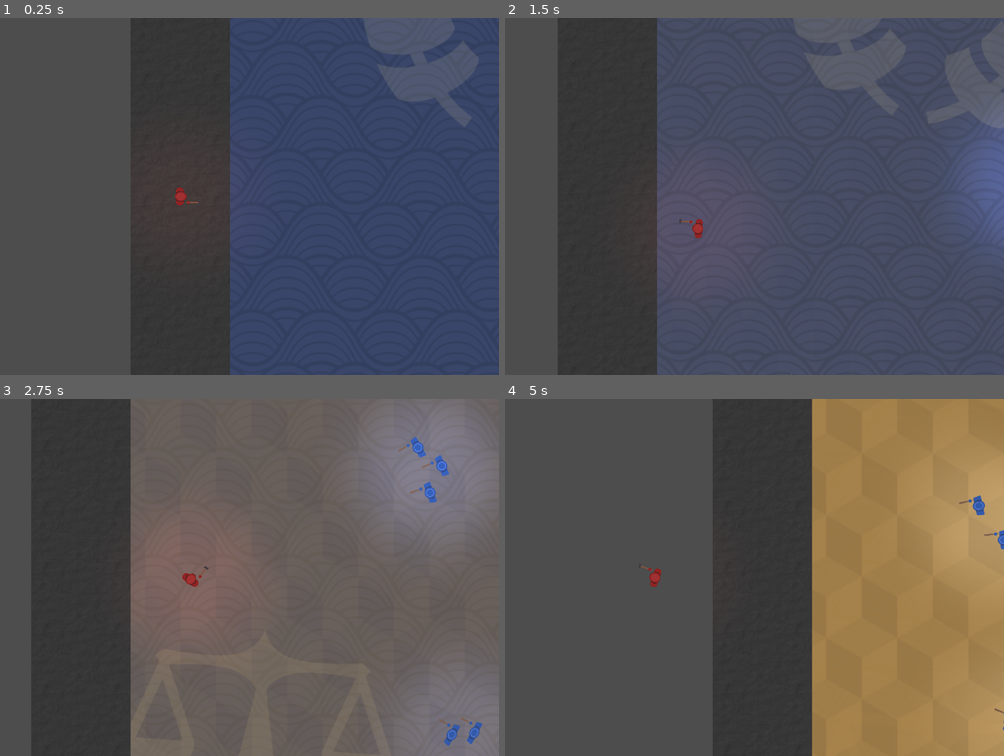
Above: before the commit, frames 1-4 (two rows, left to right).
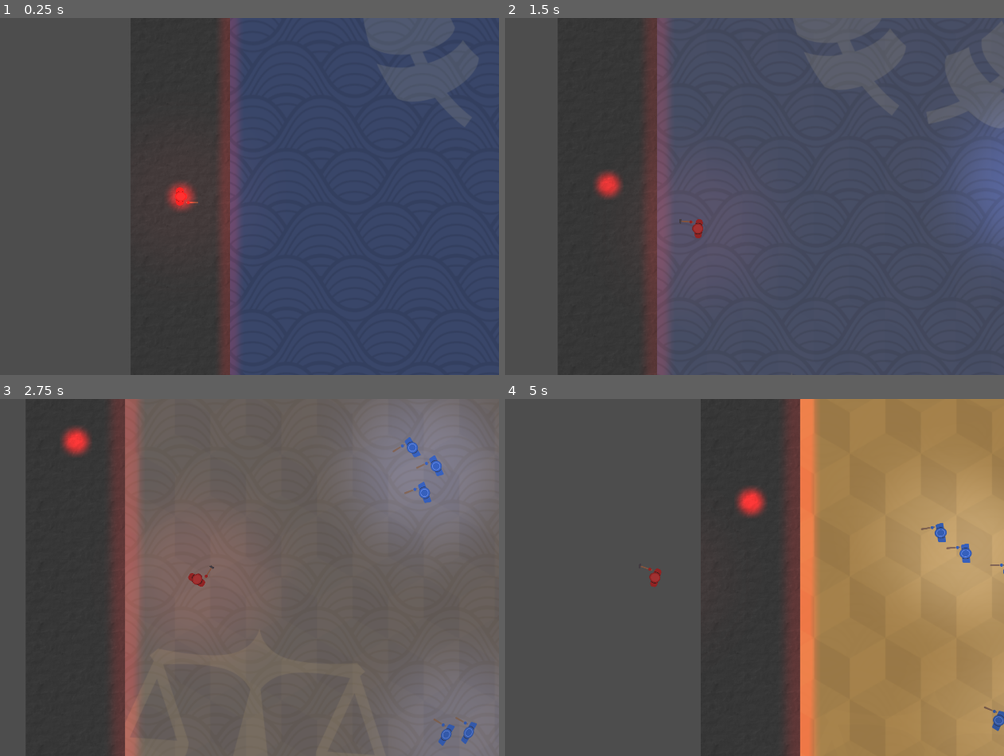
Above: after the commit, the same moments.

Repository: Ianvvtz/projectscabfall
Game: Godot game, scene res://scenes/main.tscn
The game is run twice, just before and just after one commit, with the same random seed, the same clock (stepped at 60 frames per second) and the same inputs.
Inputs (mouse positions are in pixels of both pictures, inside the frame that each line leads up to):
- Up to frame 1 (0.25 s): no input
- Up to frame 2 (1.5 s): tap Enter at 0.5 s; move the mouse to (824, 178) at 0.52 s; hold D (move_right) 0.53-1.28 s; hold Shift (sprint) 0.53-1.28 s; move the mouse to (559, 214) at 1.27 s; hold S (move_down) from 1.28 s (still down); tap Space (dodge) at 1.35 s
- Up to frame 3 (2.75 s): tap Shift (sprint) at 1.55 s; move the mouse to (244, 498) at 2.02 s; release S (move_down) at 2.03 s; hold D (move_right) from 2.03 s (still down); hold Shift (sprint) from 2.03 s (still down); click (244, 498) at 2.1 s
- Up to frame 4 (5 s): move the mouse to (654, 648) at 2.77 s; release D (move_right) at 2.78 s; release Shift (sprint) at 2.78 s; hold W (move_up) 2.78-3.53 s; tap Shift (sprint) at 2.85, 4.55 s; move the mouse to (879, 631) at 3.52 s; hold Shift (sprint) 3.53-4.28 s; hold A (move_left) from 3.53 s (still down); move the mouse to (outside the picture) at 4.27 s; tap Space (dodge) at 4.35 s

The runs differ from the first frame. In frame 1, 3.7% of the frame differs, in the area x 33-48%, y 0-100%; in frame 2, 4.3%; in frame 3, 6.6%; in frame 4, 7.8%, in the area x 39-100%, y 0-100%.

Commit message:
- Small changes to balancing - Added checkpoint indicator

Diff:
--- a/scenes/enemy.tscn
+++ b/scenes/enemy.tscn
@@ -360,7 +360,7 @@
 }
 
 [sub_resource type="RectangleShape2D" id="RectangleShape2D_xwavj"]
-size = Vector2(29.75, 29)
+size = Vector2(34.75, 29)
 
 [node name="Enemy" type="CharacterBody2D" groups=["enemy"]]
 collision_layer = 2
@@ -370,7 +370,7 @@
 faction = 1
 attack_pause = 0.2
 attack_duration = 0.3
-chase_range = 250.0
+chase_range = 300.0
 
 [node name="PointLight2D" type="PointLight2D" parent="."]
 color = Color(0.2724064, 0.35235858, 0.61427253, 1)
@@ -422,7 +422,7 @@
 [node name="AttackRangeBox" type="Area2D" parent="."]
 
 [node name="CollisionShape2D" type="CollisionShape2D" parent="AttackRangeBox"]
-position = Vector2(22.125, 0)
+position = Vector2(27, 0)
 shape = SubResource("RectangleShape2D_xwavj")
 
 [connection signal="died" from="Hurtbox" to="." method="_on_hurtbox_died"]
--- a/scenes/main.tscn
+++ b/scenes/main.tscn
@@ -1,9 +1,11 @@
-[gd_scene load_steps=5 format=3 uid="uid://hdv3jrgdaea5"]
+[gd_scene load_steps=7 format=3 uid="uid://hdv3jrgdaea5"]
 
 [ext_resource type="Script" uid="uid://b81ynqhvb6j1m" path="res://scripts/session_manager.gd" id="1_jyhfs"]
 [ext_resource type="PackedScene" uid="uid://ci70q6cnnrjtl" path="res://scenes/district.tscn" id="1_sugp2"]
 [ext_resource type="PackedScene" uid="uid://5rnun75286p7" path="res://scenes/player.tscn" id="2_0wfyh"]
 [ext_resource type="Texture2D" uid="uid://ba7dosfds85xk" path="res://assets/images/districts/district border.png" id="2_jyhfs"]
+[ext_resource type="Script" uid="uid://bw31qrs22kill" path="res://scripts/checkpoint.gd" id="4_o6xl0"]
+[ext_resource type="Texture2D" uid="uid://hqcjkg7dp0o3" path="res://assets/images/lightsource1.png" id="5_tbgi4"]
 
 [node name="Main" type="Node2D"]
 
@@ -21,13 +23,40 @@
 enemies_to_clear = 40
 respawn_number = 3
 
+[node name="District3" parent="Districts" instance=ExtResource("1_sugp2")]
+position = Vector2(5298, 0)
+enemies_to_clear = 40
+respawn_number = 3
+
 [node name="Border" type="Sprite2D" parent="Districts"]
 position = Vector2(-1324, 0)
 texture = ExtResource("2_jyhfs")
 
+[node name="PointLight2D" type="PointLight2D" parent="Districts/Border" groups=["border_lights"]]
+position = Vector2(74, 2.2888184e-05)
+scale = Vector2(0.49999952, 23.4375)
+color = Color(0.72156864, 0, 0, 1)
+texture = ExtResource("5_tbgi4")
+
 [node name="Border2" type="Sprite2D" parent="Districts"]
 position = Vector2(1324.5, 0)
 texture = ExtResource("2_jyhfs")
+
+[node name="PointLight2D" type="PointLight2D" parent="Districts/Border2" groups=["border_lights"]]
+position = Vector2(74, 2.2888184e-05)
+scale = Vector2(0.49999952, 23.4375)
+color = Color(0.72156864, 0, 0, 1)
+texture = ExtResource("5_tbgi4")
+
+[node name="Border3" type="Sprite2D" parent="Districts"]
+position = Vector2(3973.5, 0)
+texture = ExtResource("2_jyhfs")
+
+[node name="PointLight2D" type="PointLight2D" parent="Districts/Border3" groups=["border_lights"]]
+position = Vector2(74, 2.2888184e-05)
+scale = Vector2(0.49999952, 23.4375)
+color = Color(0.72156864, 0, 0, 1)
+texture = ExtResource("5_tbgi4")
 
 [node name="SpawnLocation1" type="Marker2D" parent="Districts" groups=["respawn_location"]]
 position = Vector2(-1323, 0)
@@ -38,7 +67,19 @@
 [node name="SpawnLocation3" type="Marker2D" parent="Districts" groups=["respawn_location"]]
 position = Vector2(3969, 0)
 
+[node name="SpawnLocation4" type="Marker2D" parent="Districts" groups=["respawn_location"]]
+position = Vector2(6643, 0)
+
+[node name="Checkpoint" type="Node2D" parent="."]
+position = Vector2(-1323, 0)
+script = ExtResource("4_o6xl0")
+
+[node name="PointLight2D" type="PointLight2D" parent="Checkpoint"]
+scale = Vector2(0.1, 0.1)
+color = Color(0.72050196, 2.4268566e-06, 5.393015e-07, 1)
+energy = 3.0
+texture = ExtResource("5_tbgi4")
+texture_scale = 8.0
+
 [node name="Player" parent="." instance=ExtResource("2_0wfyh")]
 position = Vector2(-1323, 0)
-
-[node name="Enemies" type="Node2D" parent="."]
--- a/scenes/player.tscn
+++ b/scenes/player.tscn
@@ -54,31 +54,31 @@
 tracks/3/type = "value"
 tracks/3/imported = false
 tracks/3/enabled = true
-tracks/3/path = NodePath("WeaponHolder/WeaponSprite:scale")
+tracks/3/path = NodePath("WeaponHolder:rotation")
 tracks/3/interp = 1
 tracks/3/loop_wrap = true
 tracks/3/keys = {
 "times": PackedFloat32Array(0),
 "transitions": PackedFloat32Array(1),
 "update": 0,
-"values": [Vector2(0.3, 0.3)]
+"values": [0.0]
 }
 tracks/4/type = "value"
 tracks/4/imported = false
 tracks/4/enabled = true
-tracks/4/path = NodePath("WeaponHolder:rotation")
+tracks/4/path = NodePath("WeaponHolder:position")
 tracks/4/interp = 1
 tracks/4/loop_wrap = true
 tracks/4/keys = {
 "times": PackedFloat32Array(0),
 "transitions": PackedFloat32Array(1),
 "update": 0,
-"values": [0.0]
+"values": [Vector2(0, 0)]
 }
 tracks/5/type = "value"
 tracks/5/imported = false
 tracks/5/enabled = true
-tracks/5/path = NodePath("WeaponHolder:position")
+tracks/5/path = NodePath("Sprite2D:position")
 tracks/5/interp = 1
 tracks/5/loop_wrap = true
 tracks/5/keys = {
@@ -90,14 +90,14 @@
 tracks/6/type = "value"
 tracks/6/imported = false
 tracks/6/enabled = true
-tracks/6/path = NodePath("Sprite2D:position")
+tracks/6/path = NodePath("WeaponHolder/WeaponSprite:modulate")
 tracks/6/interp = 1
 tracks/6/loop_wrap = true
 tracks/6/keys = {
 "times": PackedFloat32Array(0),
 "transitions": PackedFloat32Array(1),
 "update": 0,
-"values": [Vector2(0, 0)]
+"values": [Color(1, 1, 1, 1)]
 }
 tracks/7/type = "value"
 tracks/7/imported = false
@@ -111,22 +111,10 @@
 "update": 1,
 "values": [true]
 }
-tracks/8/type = "value"
-tracks/8/imported = false
-tracks/8/enabled = true
-tracks/8/path = NodePath("WeaponHolder/WeaponSprite:modulate")
-tracks/8/interp = 1
-tracks/8/loop_wrap = true
-tracks/8/keys = {
-"times": PackedFloat32Array(0),
-"transitions": PackedFloat32Array(1),
-"update": 0,
-"values": [Color(1, 1, 1, 1)]
-}
 
 [sub_resource type="Animation" id="Animation_tuyoq"]
 resource_name = "attack"
-length = 0.5
+length = 0.4
 step = 0.05
 tracks/0/type = "value"
 tracks/0/imported = false
@@ -135,10 +123,10 @@
 tracks/0/interp = 1
 tracks/0/loop_wrap = true
 tracks/0/keys = {
-"times": PackedFloat32Array(0, 0.05, 0.5),
-"transitions": PackedFloat32Array(0.5, 0.5, 2),
-"update": 1,
-"values": [true, true, false]
+"times": PackedFloat32Array(0, 0.4),
+"transitions": PackedFloat32Array(0.5, 2),
+"update": 1,
+"values": [true, false]
 }
 tracks/1/type = "value"
 tracks/1/imported = false
@@ -147,10 +135,10 @@
 tracks/1/interp = 1
 tracks/1/loop_wrap = true
 tracks/1/keys = {
-"times": PackedFloat32Array(0, 0.05, 0.5),
-"transitions": PackedFloat32Array(2, 2, 0.5),
-"update": 0,
-"values": [Color(1, 1, 1, 0.47058824), Color(1, 1, 1, 0.47058824), Color(1, 1, 1, 0.78431374)]
+"times": PackedFloat32Array(0, 0.4),
+"transitions": PackedFloat32Array(2, 0.5),
+"update": 0,
+"values": [Color(1, 1, 1, 0.47058824), Color(1, 1, 1, 0.78431374)]
 }
 tracks/2/type = "value"
 tracks/2/imported = false
@@ -159,10 +147,10 @@
 tracks/2/interp = 1
 tracks/2/loop_wrap = true
 tracks/2/keys = {
-"times": PackedFloat32Array(0, 0.05, 0.5),
-"transitions": PackedFloat32Array(1, 1, 1),
-"update": 0,
-"values": [-1.8325958, -1.8325958, 0.0]
+"times": PackedFloat32Array(0, 0.4),
+"transitions": PackedFloat32Array(1, 1),
+"update": 0,
+"values": [-1.8325958, 0.0]
 }
 tracks/3/type = "value"
 tracks/3/imported = false
@@ -171,10 +159,113 @@
 tracks/3/interp = 1
 tracks/3/loop_wrap = true
 tracks/3/keys = {
-"times": PackedFloat32Array(0, 0.05),
+"times": PackedFloat32Array(0),
+"transitions": PackedFloat32Array(1),
+"update": 0,
+"values": [Vector2(0, 0)]
+}
+tracks/4/type = "value"
+tracks/4/imported = false
+tracks/4/enabled = true
+tracks/4/path = NodePath("WeaponHolder/WeaponSprite:modulate")
+tracks/4/interp = 1
+tracks/4/loop_wrap = true
+tracks/4/keys = {
+"times": PackedFloat32Array(0),
+"transitions": PackedFloat32Array(1),
+"update": 0,
+"values": [Color(1, 1, 1, 1)]
+}
+tracks/5/type = "value"
+tracks/5/imported = false
+tracks/5/enabled = true
+tracks/5/path = NodePath("WeaponHolder/WeaponSprite:visible")
+tracks/5/interp = 1
+tracks/5/loop_wrap = true
+tracks/5/keys = {
+"times": PackedFloat32Array(0),
+"transitions": PackedFloat32Array(1),
+"update": 1,
+"values": [true]
+}
+
+[sub_resource type="Animation" id="Animation_fjrip"]
+resource_name = "die"
+length = 0.25
+step = 0.05
+tracks/0/type = "value"
+tracks/0/imported = false
+tracks/0/enabled = true
+tracks/0/path = NodePath("Sprite2D:position")
+tracks/0/interp = 1
+tracks/0/loop_wrap = true
+tracks/0/keys = {
+"times": PackedFloat32Array(0),
+"transitions": PackedFloat32Array(1),
+"update": 0,
+"values": [Vector2(0, 0)]
+}
+tracks/1/type = "value"
+tracks/1/imported = false
+tracks/1/enabled = true
+tracks/1/path = NodePath("Sprite2D:scale")
+tracks/1/interp = 1
+tracks/1/loop_wrap = true
+tracks/1/keys = {
+"times": PackedFloat32Array(0, 0.25),
 "transitions": PackedFloat32Array(1, 1),
 "update": 0,
-"values": [Vector2(0, 0), Vector2(0, 0)]
+"values": [Vector2(0.3, 0.3), Vector2(0.3, 0)]
+}
+tracks/2/type = "value"
+tracks/2/imported = false
+tracks/2/enabled = true
+tracks/2/path = NodePath("WeaponHolder/WeaponSprite:modulate")
+tracks/2/interp = 1
+tracks/2/loop_wrap = true
+tracks/2/keys = {
+"times": PackedFloat32Array(0, 0.25),
+"transitions": PackedFloat32Array(1, 1),
+"update": 0,
+"values": [Color(1, 1, 1, 1), Color(1, 1, 1, 0)]
+}
+tracks/3/type = "method"
+tracks/3/imported = false
+tracks/3/enabled = true
+tracks/3/path = NodePath(".")
+tracks/3/interp = 1
+tracks/3/loop_wrap = true
+tracks/3/keys = {
+"times": PackedFloat32Array(0.25),
+"transitions": PackedFloat32Array(1),
+"values": [{
+"args": [],
+"method": &"reset_position"
+}]
+}
+tracks/4/type = "value"
+tracks/4/imported = false
+tracks/4/enabled = true
+tracks/4/path = NodePath("WeaponHolder/WeaponSprite:visible")
+tracks/4/interp = 1
+tracks/4/loop_wrap = true
+tracks/4/keys = {
+"times": PackedFloat32Array(0.1, 0.25),
+"transitions": PackedFloat32Array(1, 1),
+"update": 1,
+"values": [false, true]
+}
+tracks/5/type = "value"
+tracks/5/imported = false
+tracks/5/enabled = true
+tracks/5/path = NodePath("WeaponHolder/WeaponEffect:visible")
+tracks/5/interp = 1
+tracks/5/loop_wrap = true
+tracks/5/keys = {
+"times": PackedFloat32Array(0),
+"transitions": PackedFloat32Array(1),
+"update": 1,
+"values": [false]
 }
 
 [sub_resource type="Animation" id="Animation_dqkch"]
@@ -202,85 +293,30 @@
 tracks/1/type = "value"
 tracks/1/imported = false
 tracks/1/enabled = true
-tracks/1/path = NodePath("WeaponHolder/WeaponSprite:scale")
+tracks/1/path = NodePath("WeaponHolder/WeaponSprite:visible")
 tracks/1/interp = 1
 tracks/1/loop_wrap = true
 tracks/1/keys = {
-"times": PackedFloat32Array(0, 0.5, 1),
-"transitions": PackedFloat32Array(2, -2, 0.5),
-"update": 0,
-"values": [Vector2(0.3, 0.3), Vector2(0.3, 0.3), Vector2(0.3, 0.3)]
-}
-
-[sub_resource type="Animation" id="Animation_qhqgy"]
-resource_name = "sprint"
-
-[sub_resource type="Animation" id="Animation_fjrip"]
-resource_name = "die"
-length = 0.25
-step = 0.05
-tracks/0/type = "value"
-tracks/0/imported = false
-tracks/0/enabled = true
-tracks/0/path = NodePath("Sprite2D:position")
-tracks/0/interp = 1
-tracks/0/loop_wrap = true
-tracks/0/keys = {
-"times": PackedFloat32Array(0),
-"transitions": PackedFloat32Array(1),
-"update": 0,
-"values": [Vector2(0, 0)]
-}
-tracks/1/type = "value"
-tracks/1/imported = false
-tracks/1/enabled = true
-tracks/1/path = NodePath("Sprite2D:scale")
-tracks/1/interp = 1
-tracks/1/loop_wrap = true
-tracks/1/keys = {
-"times": PackedFloat32Array(0, 0.25),
-"transitions": PackedFloat32Array(1, 1),
-"update": 0,
-"values": [Vector2(0.3, 0.3), Vector2(0.3, 0)]
+"times": PackedFloat32Array(0),
+"transitions": PackedFloat32Array(1),
+"update": 1,
+"values": [true]
 }
 tracks/2/type = "value"
 tracks/2/imported = false
 tracks/2/enabled = true
-tracks/2/path = NodePath("WeaponHolder/WeaponSprite:visible")
+tracks/2/path = NodePath("WeaponHolder/WeaponSprite:modulate")
 tracks/2/interp = 1
 tracks/2/loop_wrap = true
 tracks/2/keys = {
-"times": PackedFloat32Array(0, 0.25),
-"transitions": PackedFloat32Array(1, 1),
-"update": 1,
-"values": [true, false]
-}
-tracks/3/type = "value"
-tracks/3/imported = false
-tracks/3/enabled = true
-tracks/3/path = NodePath("WeaponHolder/WeaponSprite:modulate")
-tracks/3/interp = 1
-tracks/3/loop_wrap = true
-tracks/3/keys = {
-"times": PackedFloat32Array(0, 0.25),
-"transitions": PackedFloat32Array(1, 1),
-"update": 0,
-"values": [Color(1, 1, 1, 1), Color(1, 1, 1, 0)]
-}
-tracks/4/type = "method"
-tracks/4/imported = false
-tracks/4/enabled = true
-tracks/4/path = NodePath(".")
-tracks/4/interp = 1
-tracks/4/loop_wrap = true
-tracks/4/keys = {
-"times": PackedFloat32Array(0.25),
-"transitions": PackedFloat32Array(1),
-"values": [{
-"args": [],
-"method": &"reset_position"
-}]
-}
+"times": PackedFloat32Array(0),
+"transitions": PackedFloat32Array(1),
+"update": 0,
+"values": [Color(1, 1, 1, 1)]
+}
+
+[sub_resource type="Animation" id="Animation_qhqgy"]
+resource_name = "sprint"
 
 [sub_resource type="AnimationLibrary" id="AnimationLibrary_qhqgy"]
 _data = {
@@ -305,7 +341,7 @@
 sprint_multiplier = 1.5
 dodge_distance = 150.0
 dodge_duration = 0.3
-attack_cooldown = 0.5
+attack_cooldown = 0.4
 
 [node name="PointLight2D" type="PointLight2D" parent="."]
 color = Color(0.4627451, 0.12941177, 0.12941177, 1)
--- /dev/null
+++ b/scripts/checkpoint.gd
@@ -0,0 +1,22 @@
+extends Node2D
+
+@onready var spawn_light: PointLight2D = $PointLight2D
+
+
+func _ready() -> void:
+	var spawn_tween = create_tween().set_loops()
+	spawn_tween.tween_property(spawn_light, "energy", 5.0, 1.0).set_trans(Tween.TRANS_SINE).set_ease(Tween.EASE_OUT)
+	spawn_tween.parallel().tween_property(spawn_light, "texture_scale", 8.0, 1.0).set_trans(Tween.TRANS_SINE).set_ease(Tween.EASE_OUT)
+
+	spawn_tween.tween_property(spawn_light, "energy", 3.0, 1.0).set_trans(Tween.TRANS_SINE).set_ease(Tween.EASE_IN)
+	spawn_tween.parallel().tween_property(spawn_light, "texture_scale", 6.0, 1.0).set_trans(Tween.TRANS_SINE).set_ease(Tween.EASE_IN)
+
+
+	var border_lights = get_tree().get_nodes_in_group("border_lights")
+	for i in border_lights:
+		var border_tween = create_tween().set_loops()
+		border_tween.tween_property(i, "energy", 1.0, 1.0).set_trans(Tween.TRANS_SINE).set_ease(Tween.EASE_OUT)
+		border_tween.parallel().tween_property(i, "texture_scale", 2.0, 1.0).set_trans(Tween.TRANS_SINE).set_ease(Tween.EASE_OUT)
+
+		border_tween.tween_property(i, "energy", 0.5, 1.0).set_trans(Tween.TRANS_SINE).set_ease(Tween.EASE_IN)
+		border_tween.parallel().tween_property(i, "texture_scale", 1.0, 1.0).set_trans(Tween.TRANS_SINE).set_ease(Tween.EASE_IN)
--- a/scripts/player.gd
+++ b/scripts/player.gd
@@ -4,6 +4,7 @@
 @onready var weapon_holder: Node2D = $WeaponHolder
 @onready var anim: AnimationPlayer = $AnimationPlayer
 @onready var hurtbox: Hurtbox = $Hurtbox
+@onready var checkpoint: Node2D = $"../Checkpoint"
 
 #Player Stats
 @export var speed: float = 200.0
@@ -39,9 +40,9 @@
 var dodge_time_left: float
 var input_vector: Vector2 = Vector2.ZERO
 var last_move_direction: Vector2
-var boost_speed: float = 100.0
+var boost_speed: float = 50.0
 var received_boost: bool = false
-var boost_time: float = 5.0
+var boost_time: float = 4.0
 
 var is_invulnerable := false
 var respawn_location: Marker2D
@@ -199,10 +200,13 @@
 	match number:
 		1:
 			respawn_location = $"../Districts/SpawnLocation1"
+			checkpoint.global_position = respawn_location.global_position
 		2:
 			respawn_location = $"../Districts/SpawnLocation2"
+			checkpoint.global_position = respawn_location.global_position
 		3:
 			respawn_location = $"../Districts/SpawnLocation3"
+			checkpoint.global_position = respawn_location.global_position
 
 
 func reset_position() -> void:
Binary file added: assets/images/red dot.png
Not shown, added: assets/images/red dot.png.import
Not shown, added: scripts/checkpoint.gd.uid
